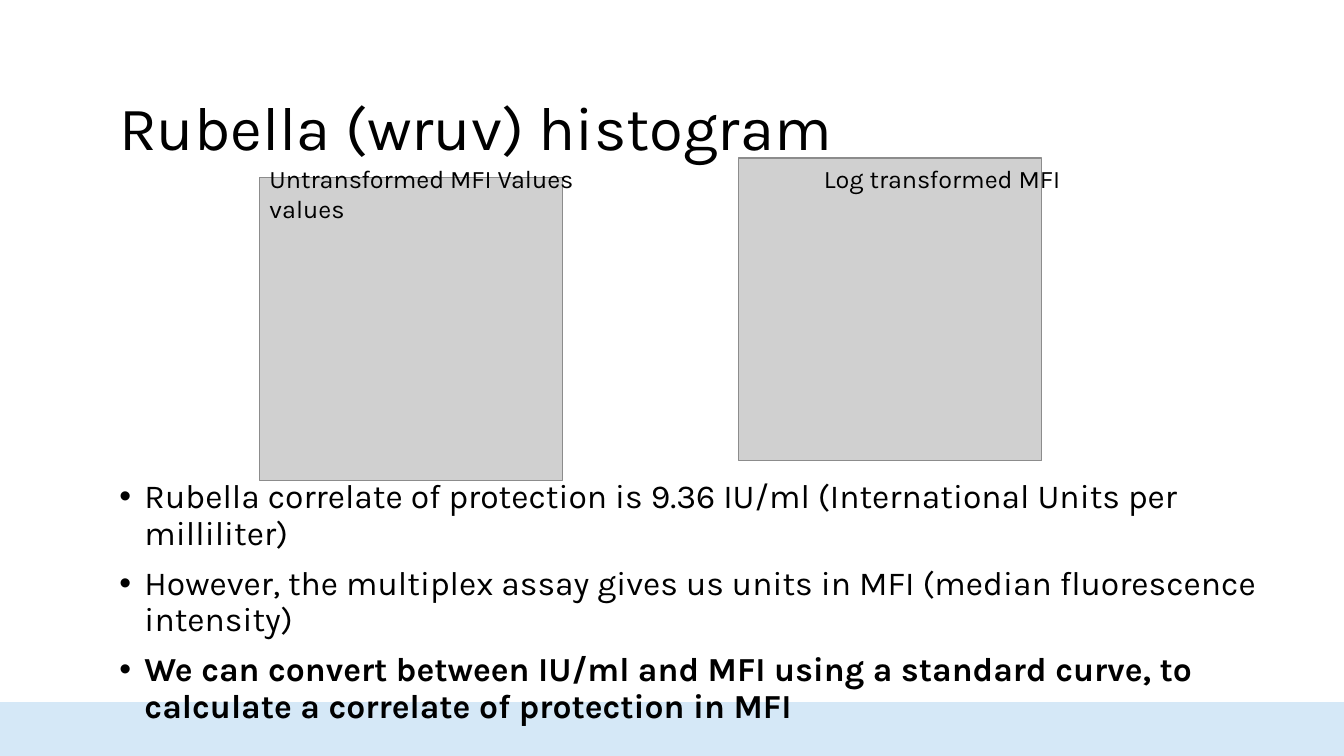
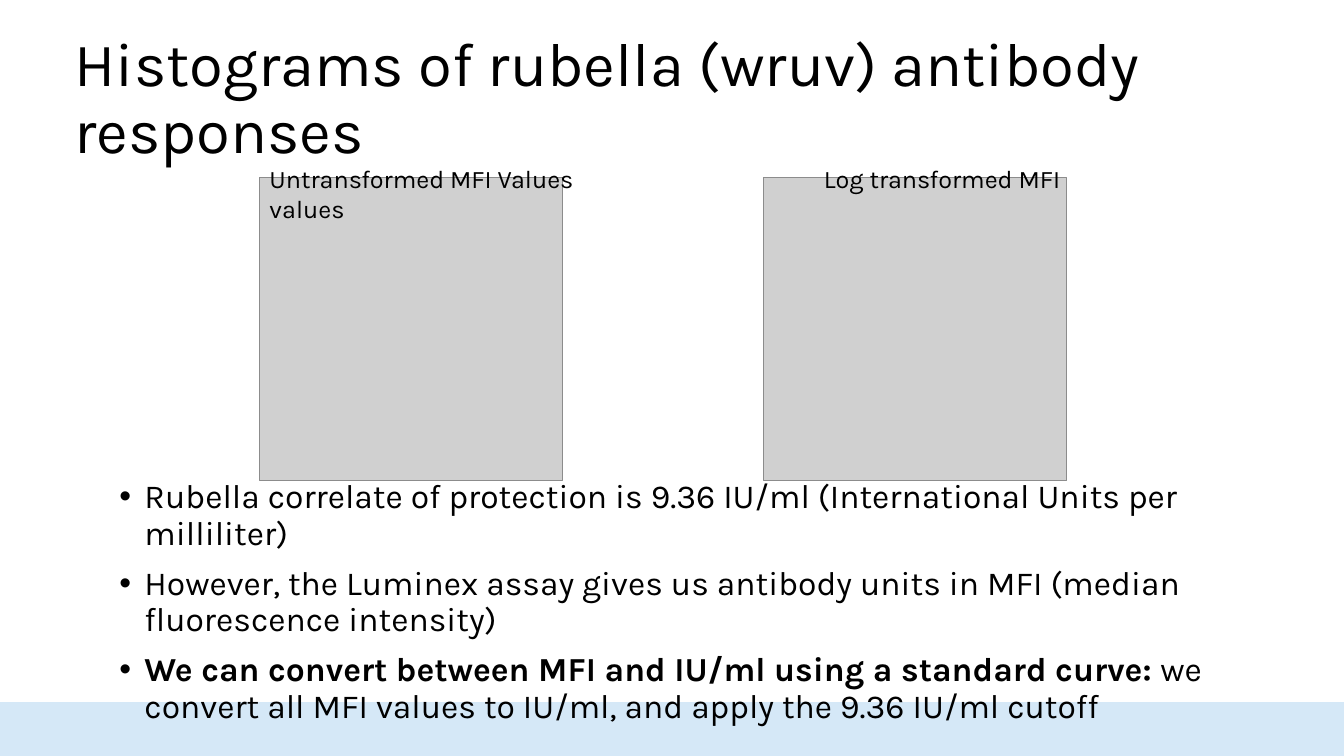
Before and after one commit to HopkinsIDD/seroanalytics_workshop, a slide deck: slide 10 of Lecture 3/Lecture 3 draft v2.pptx. Drawn at 1344x756 pixels with LibreOffice and Linux fonts; fonts in the diff are those of the drawing; grey boxes stand for pictures; background and template pictures are left out. Boxes give left, top, right and bottom in pixels: in the first picture for what was removed or moved away, otherwise in the second. Text is boxed around its words. In the diff, an @@ line names an element or a change of style, - is before the commit and + after.

```diff
--- a/Lecture 3/Lecture 3 draft v2.pptx
+++ b/Lecture 3/Lecture 3 draft v2.pptx
@@ title added at <box>75,41,1140,168</box>, 44 pt, text #000000 @@
+Histograms of rubella (wruv) antibody responses
@@ text removed at <box>119,105,832,165</box> @@
-Rubella (wruv) histogram
@@ picture: place and size @@
-picture at <box>739,158,1043,462</box>
+picture at <box>764,177,1068,481</box>
@@ text at <box>144,570,1202,727</box>: text changed; bold off @@
-• However, the multiplex assay gives us units in MFI (median fluorescence intensity)
-• We can convert between IU/ml and MFI using a standard curve, to calculate a correlate of protection in MFI
+• However, the Luminex assay gives us antibody units in MFI (median fluorescence intensity)
+• We can convert between MFI and IU/ml using a standard curve: we convert all MFI values to IU/ml, and apply the 9.36 IU/ml cutoff
```
Also in this commit, not shown: 22 other slides changed, 1 slide added, 1 other file.
